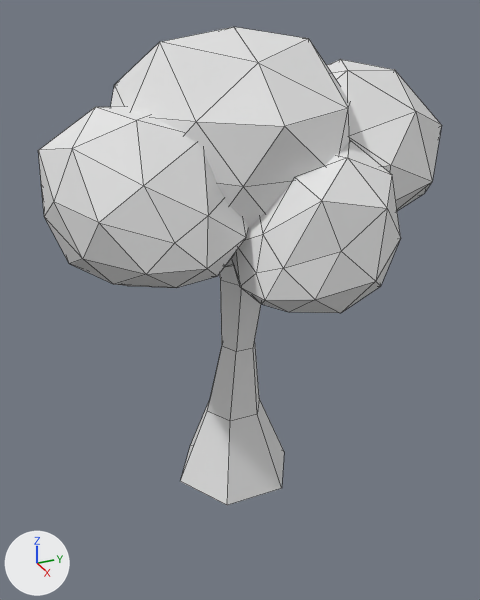
What one commit did to the FBX model Assets/Models/trees.fbx.
The view is the same before and after, from a 50 mm lens placed at (5.74, -2.51, 4.46), pointed at (-0.08, 0.11, 1.55). The axes (+X, +Y, +Z) are drawn at lower left. The lights are the same throughout. Mesh edges are drawn as thin lines.

Names of what the first picture shows: 'treeleaves', 'treetrunk'.
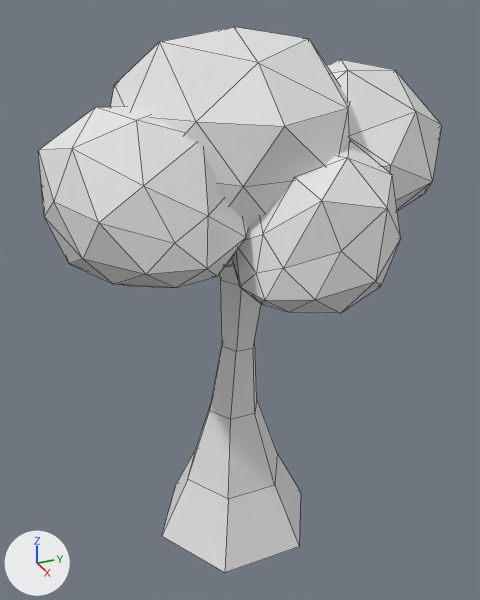
Changed parts and their boxes [x1, y1, x2, y2] in the pictures (480 x 600 px):
'treetrunk', reshaped (35% wider, 28% taller)
    before: [181, 266, 284, 505]
    after: [162, 266, 301, 573]
part 1 of me_cylinder_001, built on
    before: [181, 342, 284, 505]
    after: [162, 342, 301, 573]

The edits, one by one:
me_cylinder_001 has 30 vertices, 26 faces and spans x -0.57..0.57, y -0.66..0.66, z -0.52..2.6.
me_cylinder_001 is used by ob_treetrunk; location (0.0, 0.0, 0.0).
Verts and faces of me_cylinder_001; kept vertices keep their numbers, new ones are numbered from 30.
Before the commit, vertices of me_cylinder_001: 0 (0.0, 0.66, -0.52) at pixel (284, 451), 1 (0.0, 0.32, 0.33) at pixel (259, 398), 2 (0.57, 0.33, -0.52) at pixel (281, 488), 3 (0.27, 0.16, 0.33) at pixel (257, 414), 4 (0.57, -0.33, -0.52) at pixel (227, 505).
Before the commit, vertices of me_cylinder_001: 5 (0.27, -0.16, 0.33) at pixel (230, 421), 6 (0.0, -0.66, -0.52) at pixel (180, 481), 7 (0.0, -0.32, 0.33) at pixel (207, 411), 8 (-0.57, -0.33, -0.52) at pixel (190, 445), 9 (-0.27, -0.16, 0.33) at pixel (211, 395).
Before the commit, vertices of me_cylinder_001: 10 (-0.57, 0.33, -0.52), 11 (-0.27, 0.16, 0.33).
Part 1, on me_cylinder_001:
Faces deleted: (0, 2, 4, 6, 8, 10).
Vertex 0 moves to (0.0, 0.57, -0.52), pixel (277, 453).
Vertex 1 moves to (0.0, 0.29, 0.33), pixel (256, 398).
Vertex 2 moves to (0.49, 0.28, -0.52), pixel (274, 485).
Vertex 3 moves to (0.25, 0.14, 0.33), pixel (254, 413).
Vertex 4 moves to (0.49, -0.28, -0.52), pixel (228, 499).
Vertex 5 moves to (0.25, -0.14, 0.33), pixel (230, 419).
Vertex 6 moves to (0.0, -0.57, -0.52), pixel (187, 479).
Vertex 7 moves to (0.0, -0.29, 0.33), pixel (209, 410).
Vertex 8 moves to (-0.49, -0.28, -0.52), pixel (196, 448).
Vertex 9 moves to (-0.25, -0.14, 0.33).
Vertex 10 moves to (-0.49, 0.28, -0.52).
Vertex 11 moves to (-0.25, 0.14, 0.33).
New vertex 30 is at (0.0, 0.92, -1.23), pixel (300, 492).
New vertex 31 is at (0.79, 0.46, -1.23), pixel (299, 546).
New vertex 32 is at (0.79, -0.46, -1.23), pixel (224, 572).
New vertex 33 is at (0.0, -0.92, -1.23), pixel (161, 536).
New vertex 34 is at (-0.8, -0.46, -1.23), pixel (176, 483).
New vertex 35 is at (-0.8, 0.46, -1.23).
New faces: (0, 30, 35, 10), (30, 31, 32, 33, 34, 35), (6, 8, 34, 33), (2, 4, 32, 31), (8, 10, 35, 34), (0, 2, 31, 30).
New faces: (4, 6, 33, 32).
